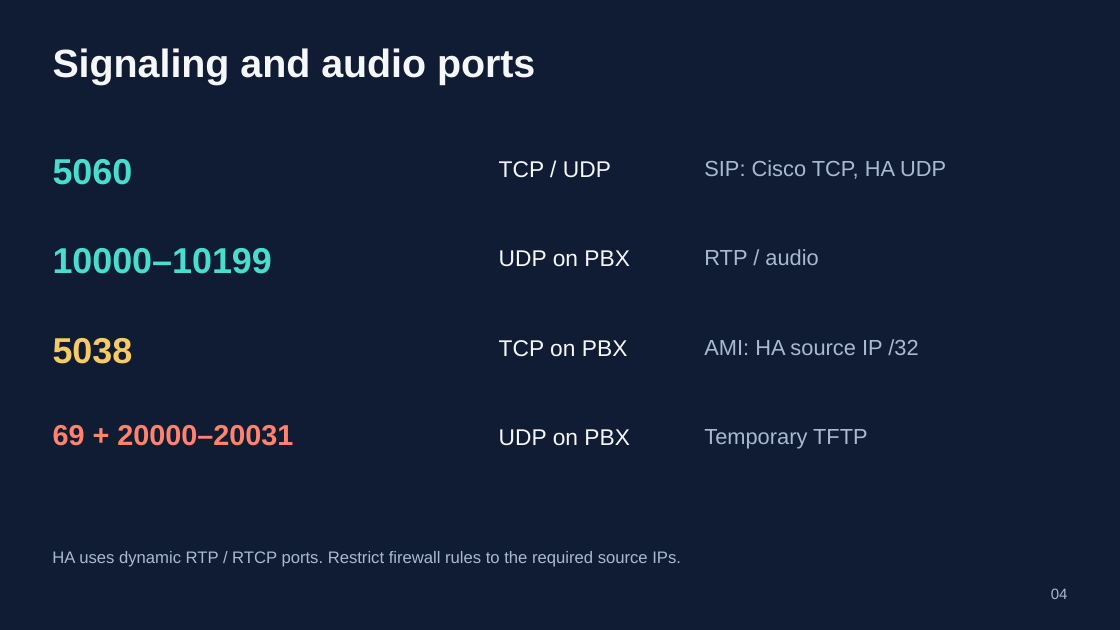
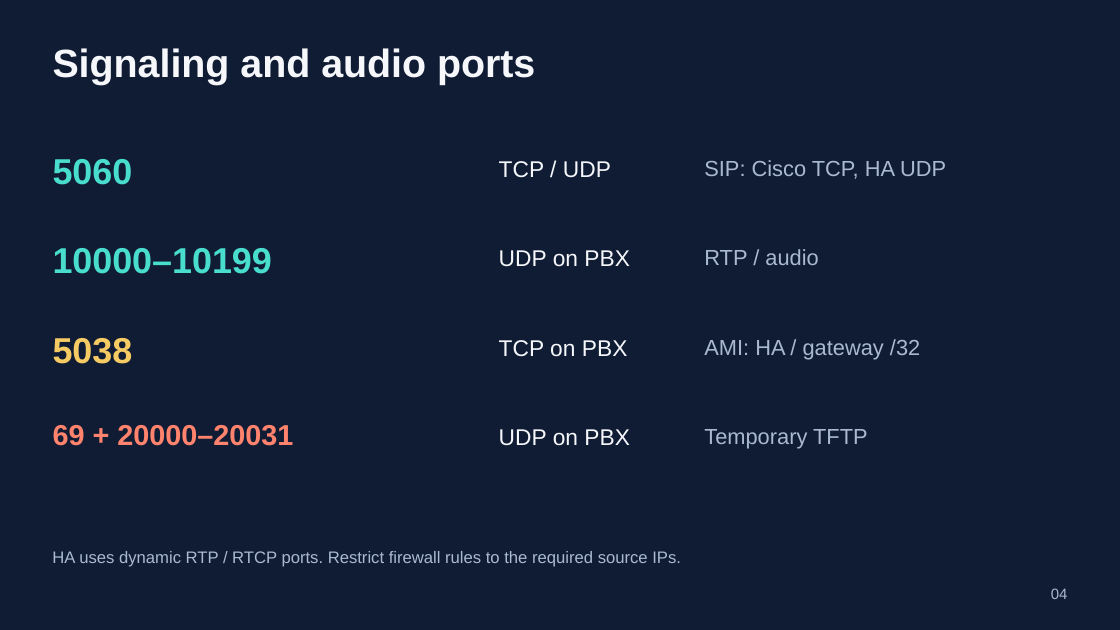
Before and after one commit to 4alvit/cisco-home-telephony, a slide deck: slide 4 of docs/slides/cisco-home-telephony.pptx. Drawn at 1120x630 pixels with LibreOffice and Linux fonts; fonts in the diff are those of the drawing. Boxes give left, top, right and bottom in pixels: in the first picture for what was removed or moved away, otherwise in the second. Text is boxed around its words. In the diff, an @@ line names an element or a change of style, - is before the commit and + after.

```diff
--- a/docs/slides/cisco-home-telephony.pptx
+++ b/docs/slides/cisco-home-telephony.pptx
@@ text at [704,339,920,359]: text changed @@
-AMI: HA source IP /32
+AMI: HA / gateway /32
```
Also in this commit, not shown: 2 other slides changed, 4 slides added, 24 other files.
